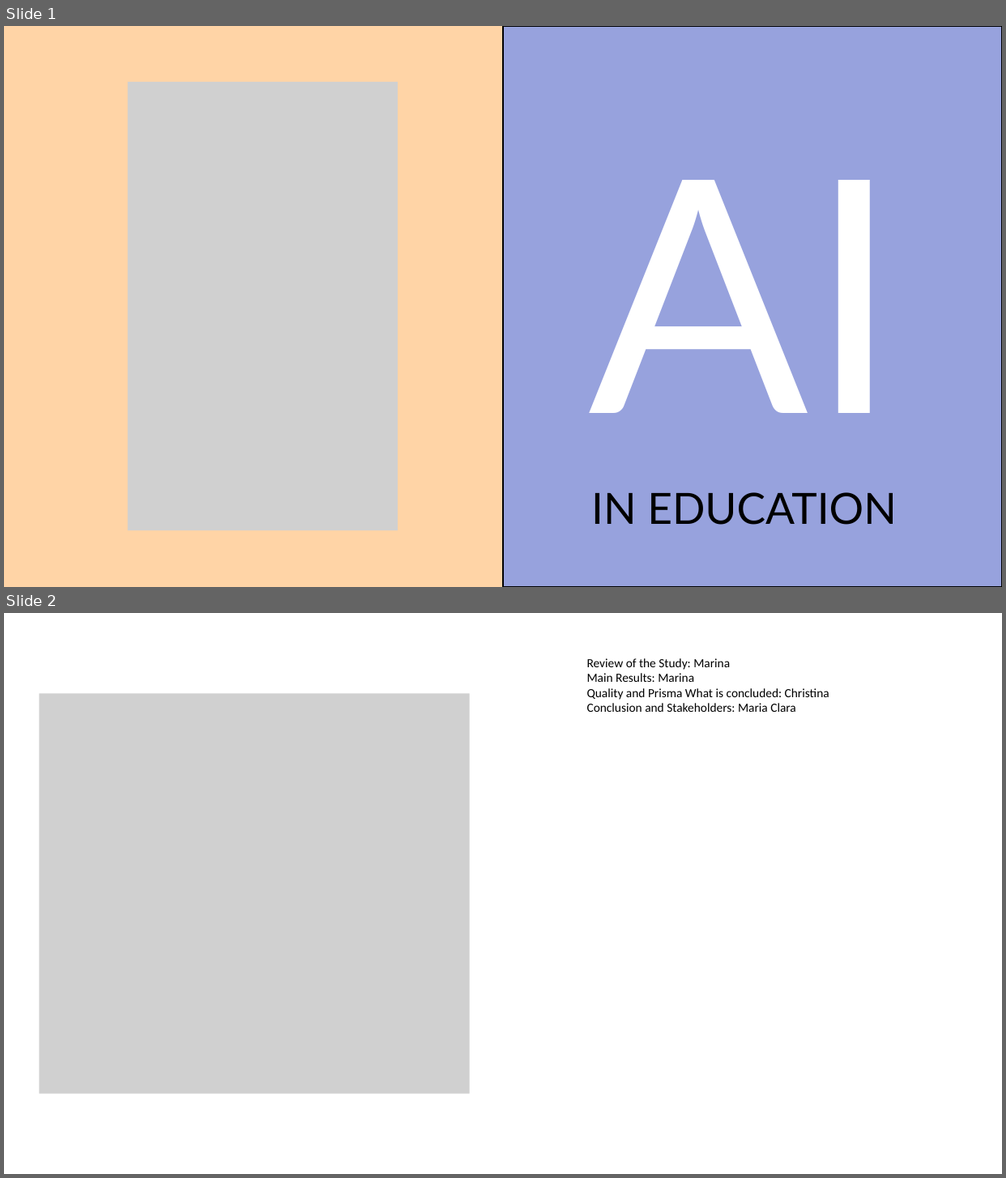
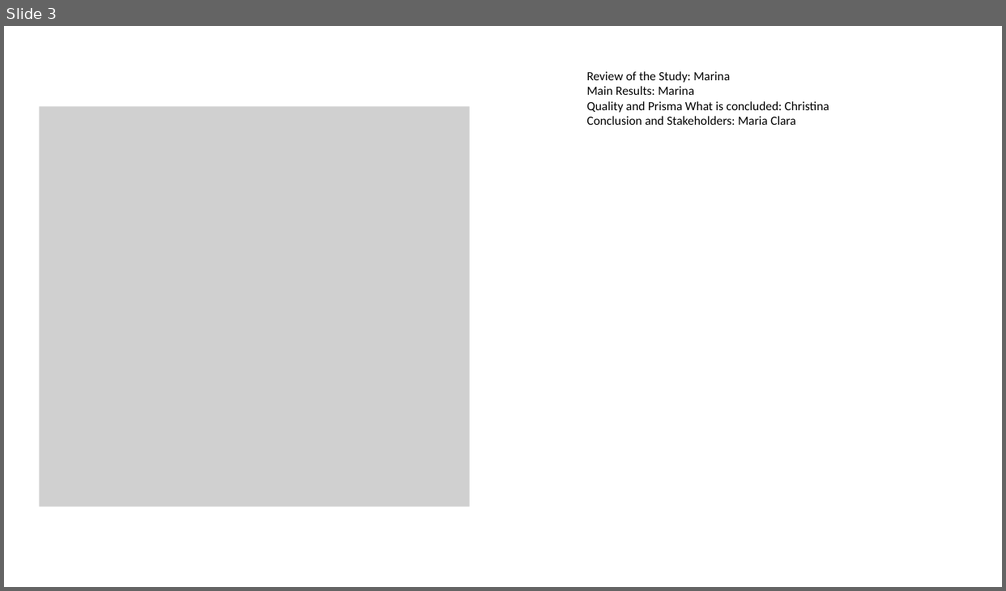
Before and after one commit to tinasophie15/tcpp_project_chatgpt_learning, a slide deck: Presentation.pptx. Shown one above the other, each under a label of ours: slides 1 and 2 before the commit, slide 3 after it. The pictures are 1006x1178 and 1006x591 pixels, drawn with LibreOffice and Linux fonts; fonts in the diff are those of the drawing; grey boxes stand for pictures. Boxes give left, top, right and bottom in pixels: in the first picture for what was removed or moved away, otherwise in the second. Text is boxed around its words. In the diff, an @@ line names an element or a change of style, - is before the commit and + after.

```diff
--- a/Presentation.pptx
+++ b/Presentation.pptx
@@ slide 1 removed at box(4, 26, 1002, 587), background #FFD4A6 @@
@@ freeform shape removed at box(503, 26, 1002, 587) @@
@@ picture removed at box(128, 82, 398, 531) @@
@@ text removed at box(589, 180, 901, 413) @@
-AI
@@ text removed at box(591, 493, 897, 525) @@
-IN EDUCATION
@@ what was slide 2 is now slide 3 @@
```
Also in this commit, not shown: 3 slides changed, 2 slides added, 1 other slide removed.
